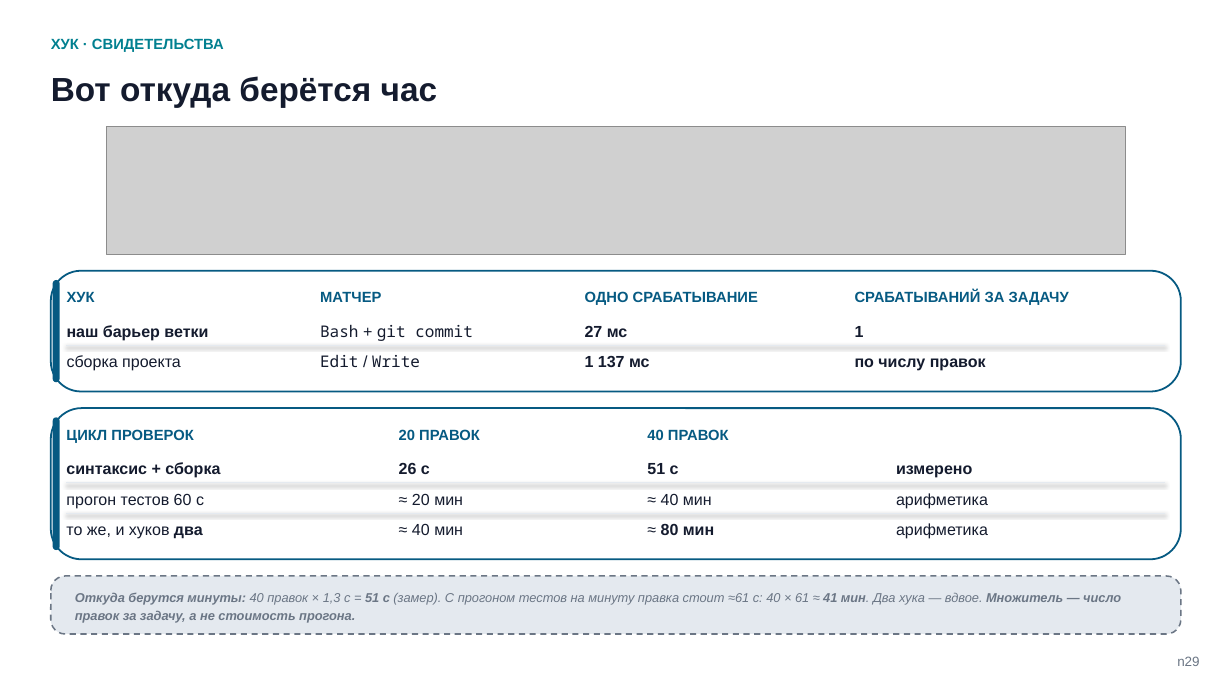
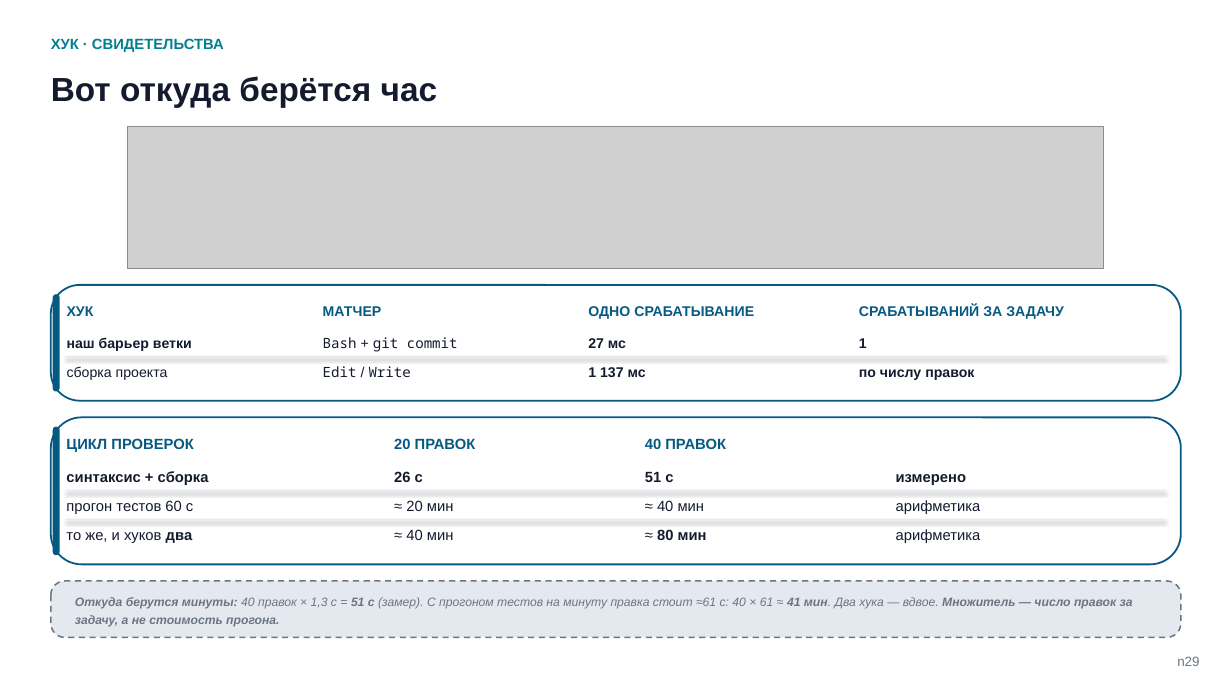
Before and after one commit to tellina-study/AI-usage-lessons, a slide deck: slide 31 of library/seminars/sem-05/rendered/sem-05.pptx. Drawn at 1232x693 pixels with LibreOffice and Linux fonts; fonts in the diff are those of the drawing; grey boxes stand for pictures. Boxes give left, top, right and bottom in pixels: in the first picture for what was removed or moved away, otherwise in the second. Text is boxed around its words. In the diff, an @@ line names an element or a change of style, - is before the commit and + after.

```diff
--- a/library/seminars/sem-05/rendered/sem-05.pptx
+++ b/library/seminars/sem-05/rendered/sem-05.pptx
@@ picture: place and size @@
-picture at bbox=[106, 127, 1126, 254]
+picture at bbox=[128, 127, 1104, 268]
@@ rounded rectangle: place and size @@
-rounded rectangle at bbox=[51, 271, 1181, 392]
+rounded rectangle at bbox=[51, 285, 1181, 400]
@@ rounded rectangle: place and size @@
-rounded rectangle at bbox=[53, 280, 59, 383]
+rounded rectangle at bbox=[53, 294, 59, 391]
@@ text "наш барьер ветки": place and size @@
-text "наш барьер ветки" at bbox=[67, 325, 208, 341]
+text "наш барьер ветки" at bbox=[67, 337, 192, 351]
@@ text "ХУК": place and size @@
-text "ХУК" at bbox=[67, 292, 95, 302]
+text "ХУК" at bbox=[67, 306, 94, 316]
@@ size 12.5 to 11 pt in 8 elements at bbox=[323, 366, 411, 377], bbox=[67, 366, 168, 380], bbox=[859, 369, 974, 380], bbox=[588, 367, 646, 377], bbox=[323, 337, 458, 352], bbox=[67, 337, 192, 351], bbox=[859, 338, 867, 348], bbox=[588, 338, 626, 348] @@
@@ 4 texts: place and size @@
-4 texts at bbox=[320, 291, 758, 341]
+4 texts at bbox=[323, 306, 754, 352]
@@ size 11.5 to 11 pt in 4 elements at bbox=[323, 306, 382, 316], bbox=[67, 306, 94, 316], bbox=[859, 305, 1064, 319], bbox=[588, 306, 754, 319] @@
@@ text "1": place and size @@
-text "1" at bbox=[855, 326, 864, 337]
+text "1" at bbox=[859, 338, 867, 348]
@@ text "СРАБАТЫВАНИЙ ЗА ЗАДАЧУ": place and size @@
-text "СРАБАТЫВАНИЙ ЗА ЗАДАЧУ" at bbox=[855, 291, 1069, 305]
+text "СРАБАТЫВАНИЙ ЗА ЗАДАЧУ" at bbox=[859, 305, 1064, 319]
@@ 3 texts, 2 lines: place and size @@
-3 texts, 2 lines at bbox=[67, 346, 1165, 509]
+3 texts, 2 lines at bbox=[67, 357, 1165, 514]
@@ text "Edit / Write": place and size @@
-text "Edit / Write" at bbox=[320, 355, 420, 367]
+text "Edit / Write" at bbox=[323, 366, 411, 377]
@@ text "1 137 мс": place and size @@
-text "1 137 мс" at bbox=[585, 356, 650, 367]
+text "1 137 мс" at bbox=[588, 367, 646, 377]
@@ text "по числу правок": place and size @@
-text "по числу правок" at bbox=[855, 358, 986, 371]
+text "по числу правок" at bbox=[859, 369, 974, 380]
@@ rounded rectangle: place and size @@
-rounded rectangle at bbox=[51, 409, 1181, 560]
+rounded rectangle at bbox=[51, 418, 1181, 565]
@@ rounded rectangle at bbox=[51, 418, 1181, 565]: proportions changed @@
@@ rounded rectangle: place and size @@
-rounded rectangle at bbox=[53, 418, 59, 551]
+rounded rectangle at bbox=[53, 427, 59, 555]
@@ text "ЦИКЛ ПРОВЕРОК": place and size @@
-text "ЦИКЛ ПРОВЕРОК" at bbox=[66, 429, 193, 443]
+text "ЦИКЛ ПРОВЕРОК" at bbox=[66, 438, 193, 452]
@@ text "синтаксис + сборка": place and size @@
-text "синтаксис + сборка" at bbox=[66, 462, 220, 478]
+text "синтаксис + сборка" at bbox=[66, 471, 209, 485]
@@ size 12.5 to 11.5 pt in 12 elements at bbox=[896, 529, 981, 543], bbox=[657, 528, 707, 543], bbox=[896, 500, 981, 514], bbox=[66, 532, 192, 543], bbox=[406, 529, 454, 540], bbox=[896, 474, 966, 485], bbox=[657, 500, 705, 511], bbox=[645, 472, 673, 482], bbox=[66, 500, 193, 514], bbox=[406, 500, 454, 511], bbox=[66, 471, 209, 485], bbox=[394, 471, 423, 482] @@
@@ 4 texts: place and size @@
-4 texts at bbox=[399, 429, 729, 474]
+4 texts at bbox=[394, 438, 726, 482]
@@ line moved from (67, 513) - (1165, 513) to (67, 519) - (1165, 519) @@
@@ rounded rectangle: place and size @@
-rounded rectangle at bbox=[51, 576, 1181, 634]
+rounded rectangle at bbox=[51, 581, 1181, 638]
@@ text "Откуда берутся минуты: 40 правок ..." at bbox=[75, 597, 1133, 627]: size 10 to 9.5 pt @@
```
Also in this commit, not shown: 4 other slides changed, 17 other files.
